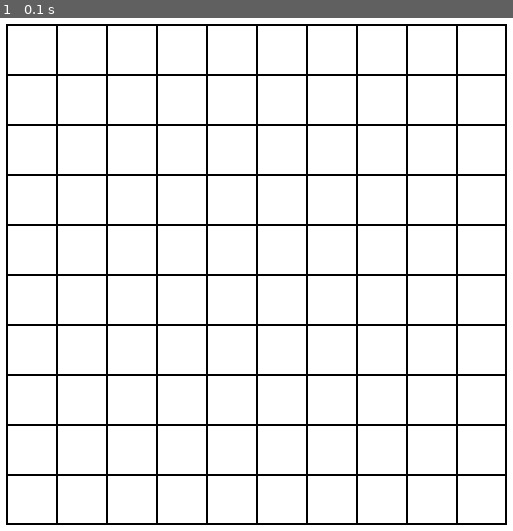
Above: before the commit, frame 1.
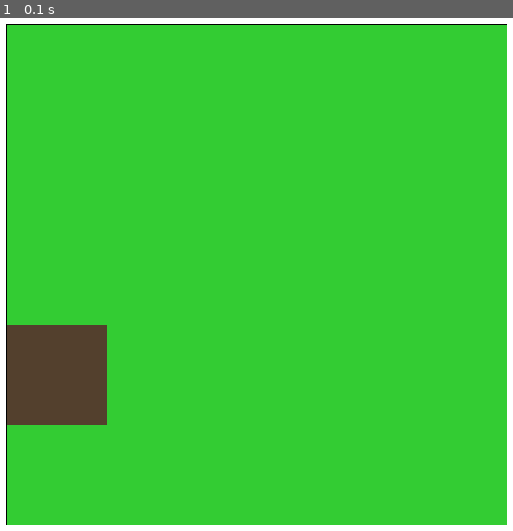
Above: after the commit, the same moment.

Repository: jsmith4925/ai_proj
Game: pygame game, started from concepts/mapping/mapping.1.py
Two runs of this game, one before a commit and one after it. Both use one fixed random seed, a clock stepped at 60 frames per second and the inputs below.
Inputs:
- Up to frame 1 (0.1 s): no input

The runs differ from the first frame. In frame 1, 95% of the frame differs, in the area x 1-99%, y 1-99%.

Commit message:
Added to test files. Map generation in progress

Diff:
--- /dev/null
+++ b/concepts/balls.py
@@ -0,0 +1,162 @@
+import math
+
+import pygame as pg
+import pymunk as pm
+from pymunk import Vec2d
+
+
+def flipy(p):
+    """Convert chipmunk coordinates to pygame coordinates."""
+    return Vec2d(p[0], -p[1]+600)
+
+
+class Ball(pg.sprite.Sprite):
+
+    def __init__(self, pos, space):
+        super().__init__()
+        self.image = pg.Surface((60, 60), pg.SRCALPHA)
+        pg.draw.circle(self.image, pg.Color('steelblue2'), (30, 30), 29)
+        pg.draw.circle(self.image, pg.Color('black'), (30, 10), 5)
+        self.rect = self.image.get_rect(center=pos)
+        self.orig_image = self.image
+        # Create the physics body and shape of this object.
+        self.body = pm.Body()
+        self.shape = pm.Circle(self.body, radius=30)
+        self.shape.density = .0001
+        self.shape.friction = .1
+        self.shape.elasticity = .99
+        self.body.position = pos
+        # Add them to the Pymunk space.
+        self.space = space
+        self.space.add(self.body, self.shape)
+        print(self.body.mass)
+
+        self.accel_forw = False
+        self.accel_back = False
+        self.turn_left = False
+        self.turn_right = False
+        self.topspeed = 1790
+        self.angle = 0
+
+    def handle_event(self, event):
+        if event.type == pg.KEYDOWN:
+            if event.key == pg.K_w:
+                self.accel_forw = True
+            if event.key == pg.K_a:
+                self.turn_left = True
+            if event.key == pg.K_d:
+                self.turn_right = True
+            if event.key == pg.K_s:
+                self.accel_back = True
+        if event.type == pg.KEYUP:
+            if event.key == pg.K_w:
+                self.accel_forw = False
+            if event.key == pg.K_a:
+                self.turn_left = False
+            if event.key == pg.K_d:
+                self.turn_right = False
+            if event.key == pg.K_s:
+                self.accel_back = False
+
+    def update(self, dt):
+        # Accelerate the pymunk body of this sprite.
+        if self.accel_forw and self.body.velocity.length < self.topspeed:
+            self.body.apply_force_at_local_point(Vec2d(0, 624), Vec2d(0, 0))
+        if self.accel_back and self.body.velocity.length < self.topspeed:
+            self.body.apply_force_at_local_point(Vec2d(0, -514), Vec2d(0, 0))
+        if self.turn_left and self.body.velocity.length < self.topspeed:
+            self.body.angle += .1
+            self.body.angular_velocity = 0
+        if self.turn_right and self.body.velocity.length < self.topspeed:
+            self.body.angle -= .1
+            self.body.angular_velocity = 0
+        # Rotate the image of the sprite.
+        self.angle = self.body.angle
+        self.rect.center = flipy(self.body.position)
+        self.image = pg.transform.rotozoom(
+            self.orig_image, math.degrees(self.body.angle), 1)
+        self.rect = self.image.get_rect(center=self.rect.center)
+
+
+class Wall(pg.sprite.Sprite):
+
+    def __init__(self, pos, verts, space, mass, *sprite_groups):
+        super().__init__(*sprite_groups)
+        # Determine the width and height of the surface.
+        width = max(v[0] for v in verts)
+        height = max(v[1] for v in verts)
+        self.image = pg.Surface((width, height), pg.SRCALPHA)
+        pg.draw.polygon(self.image, pg.Color('sienna1'), verts)
+        self.rect = self.image.get_rect(topleft=pos)
+
+        moment = pm.moment_for_poly(mass, verts)
+        self.body = pm.Body(mass, moment, pm.Body.STATIC)
+        # Need to transform the vertices for the pymunk poly shape,
+        # so that they fit to the image vertices.
+        verts2 = [(x, -y) for x, y in verts]
+        self.shape = pm.Poly(self.body, verts2, radius=2)
+        self.shape.friction = 0.1
+        self.shape.elasticity = .92
+        self.body.position = flipy(pos)
+        self.space = space
+        self.space.add(self.shape)
+
+
+class Game:
+
+    def __init__(self):
+        self.done = False
+        self.screen = pg.display.set_mode((800, 600))
+        self.clock = pg.time.Clock()
+        self.bg_color = pg.Color(60, 60, 60)
+
+        self.space = pm.Space()
+        self.space.gravity = Vec2d(0.0, 0.0)
+        self.space.damping = .4
+
+        self.all_sprites = pg.sprite.Group()
+
+        self.ball = Ball((300, 300), self.space)
+        self.ball2 = Ball((400, 300), self.space)
+        self.all_sprites.add(self.ball, self.ball2)
+        # Position and vertices tuples for the walls.
+        vertices = [
+            ([10, 80], ((0, 0), (200, 0), (90, 500), (0, 500))),
+            ([400, 250], ((40, 80), (200, 0), (170, 90), (10, 170))),
+            ([600, 450], ((20, 40), (300, 0), (300, 120), (10, 100))),
+            ([760, 10], ((0, 0), (30, 0), (30, 420), (0, 400))),
+            ([10, 10], ((0, 0), (760, 0), (700, 60), (0, 60))),
+            ([10, 580], ((0, 0), (760, 0), (700, 60), (0, 60))),
+            ]
+
+        for pos, verts in vertices:
+            Wall(pos, verts, self.space, 1, self.all_sprites)
+
+    def run(self):
+        while not self.done:
+            self.dt = self.clock.tick(30) / 1000
+            self.handle_events()
+            self.run_logic()
+            self.draw()
+
+    def handle_events(self):
+        for event in pg.event.get():
+            if event.type == pg.QUIT:
+                self.done = True
+
+            self.ball.handle_event(event)
+
+    def run_logic(self):
+        self.space.step(1/60)
+        self.all_sprites.update(self.dt)
+
+    def draw(self):
+        self.screen.fill(self.bg_color)
+        self.all_sprites.draw(self.screen)
+        pg.display.flip()
+
+
+if __name__ == '__main__':
+    pg.init()
+    Game().run()
+    pg.quit()
--- a/concepts/mapping.py
+++ /dev/null
@@ -1,53 +0,0 @@
-import math
-import time
-
-import pygame
-from pygame.locals import *
-
-# Set colors.
-BLACK = (0, 0, 0)
-WHITE = (255, 255, 255)
-RED = (255, 0, 0)
-GREEN = (0, 255, 0)
-BLUE = (0, 0, 255)
-PURPLE = (128, 0, 128)
-
-pygame.init()
-running = True
-
-# Set grid square area here: Smallest space: 5.
-sectorArea = 50
-# Resolution of the grid
-sectorYCount = 10
-sectorXCount = 10
-
-sizeX = 50+sectorYCount*sectorArea
-sizeY = 50+sectorXCount*sectorArea
-
-# Calculations to et size.
-size = (sizeX, sizeY)
-screen = pygame.display.set_mode(size)
-
-clock = pygame.time.Clock()
-screen.fill(WHITE)
-pygame.draw.rect(screen, BLACK, [25, 25, sizeX-49, sizeY-49], 2)
-
-pygame.display.flip()
-
-#Draw the grid.
-for x in range(sectorYCount):
-    pygame.draw.line(screen,BLACK,[(x*sectorArea+25),25],[(x*sectorArea+25),sizeY-25],2)        #Vertical lines.
-for x in range(sectorXCount):
-    pygame.draw.line(screen,BLACK,[25,(x*sectorArea+25)],[sizeX-25,(x*sectorArea+25)],2)        #Horizontal lines.
-
-pygame.display.flip()
-
-
-
-while running:
-    for event in pygame.event.get():
-        if event.type == KEYDOWN:
-            if event.key == K_ESCAPE:
-                running = False
-        elif event.type == QUIT:
-            running = False
--- /dev/null
+++ b/concepts/mapping/grid.py
@@ -0,0 +1,96 @@
+
+"""
+ Example program to show using an array to back a grid on-screen.
+
+ Sample Python/Pygame Programs
+ Simpson College Computer Science
+ http://programarcadegames.com/
+ http://simpson.edu/computer-science/
+
+ Explanation video: http://youtu.be/mdTeqiWyFnc
+"""
+import pygame
+
+# Define some colors
+BLACK = (0, 0, 0)
+WHITE = (255, 255, 255)
+GREEN = (51, 204, 51)
+RED = (255, 0, 0)
+
+# This sets the WIDTH and HEIGHT of each grid location
+WIDTH = 20
+HEIGHT = 20
+
+# This sets the margin between each cell
+MARGIN = 1
+
+# Create a 2 dimensional array. A two dimensional
+# array is simply a list of lists.
+grid = []
+for row in range(10):
+    # Add an empty array that will hold each cell
+    # in this row
+    grid.append([])
+    for column in range(10):
+        grid[row].append(0)  # Append a cell
+
+# Set row 1, cell 5 to one. (Remember rows and
+# column numbers start at zero.)
+grid[1][5] = 1
+
+# Initialize pygame
+pygame.init()
+
+# Set the HEIGHT and WIDTH of the screen
+WINDOW_SIZE = [255, 255]
+screen = pygame.display.set_mode(WINDOW_SIZE)
+
+# Set title of screen
+pygame.display.set_caption("Array Backed Grid")
+
+# Loop until the user clicks the close button.
+done = False
+
+# Used to manage how fast the screen updates
+clock = pygame.time.Clock()
+
+# -------- Main Program Loop -----------
+while not done:
+    for event in pygame.event.get():  # User did something
+        if event.type == pygame.QUIT:  # If user clicked close
+            done = True  # Flag that we are done so we exit this loop
+        elif event.type == pygame.MOUSEBUTTONDOWN:
+            # User clicks the mouse. Get the position
+            pos = pygame.mouse.get_pos()
+            # Change the x/y screen coordinates to grid coordinates
+            column = pos[0] // (WIDTH + MARGIN)
+            row = pos[1] // (HEIGHT + MARGIN)
+            # Set that location to one
+            grid[row][column] = 1
+            print("Click ", pos, "Grid coordinates: ", row, column)
+
+    # Set the screen background
+    screen.fill(BLACK)
+
+    # Draw the grid
+    for row in range(10):
+        for column in range(10):
+            color = WHITE
+            if grid[row][column] == 1:
+                color = GREEN
+            pygame.draw.rect(screen,
+                             color,
+                             [(MARGIN + WIDTH) * column + MARGIN,
+                              (MARGIN + HEIGHT) * row + MARGIN,
+                              WIDTH,
+                              HEIGHT])
+
+    # Limit to 60 frames per second
+    clock.tick(60)
+
+    # Go ahead and update the screen with what we've drawn.
+    pygame.display.flip()
+
+# Be IDLE friendly. If you forget this line, the program will 'hang'
+# on exit.
+pygame.quit()
--- /dev/null
+++ b/concepts/mapping/mapping.1.py
@@ -0,0 +1,72 @@
+import math
+import time
+import random
+
+import pygame
+from pygame.locals import *
+
+# Set colors.
+BLACK = (0, 0, 0)
+WHITE = (255, 255, 255)
+RED = (255, 0, 0)
+GREEN = (0, 255, 0)
+GRASS_GREEN = (51, 204, 51)
+BLUE = (0, 0, 255)
+PURPLE = (128, 0, 128)
+LIGHT_RED    =(255,128,128)
+ROAD_BROWN = (83, 64, 45)
+
+pygame.init()
+running = True
+#
+#   Setting Constants
+# Set grid square area here: Smallest space: 5.
+SECTOR_AREA = 100
+MARGIN = 50
+# Resolution of the grid
+SECT_Y_COUNT = 5
+SECT_X_COUNT = 5
+
+# Calculations to set size.
+sizeX = MARGIN+SECT_Y_COUNT*SECTOR_AREA
+sizeY = MARGIN+SECT_X_COUNT*SECTOR_AREA
+size = (sizeX, sizeY)
+screen = pygame.display.set_mode(size)
+
+grid = []
+for x in range(SECT_X_COUNT):
+    grid.append([])
+    for y in range(SECT_Y_COUNT):
+        grid[x].append(0)
+print(grid)
+
+currentRow = random.randint(0,SECT_X_COUNT-1)
+currentColumn = random.randint(0,SECT_Y_COUNT-1)
+print(currentRow)
+print(currentColumn)
+grid[currentRow][currentColumn] = 1
+
+screen.fill(WHITE)
+pygame.draw.rect(screen, BLACK, [25, 25, sizeX-49, sizeY-49], 2)
+
+
+
+# Fill the grid
+for x in range(SECT_X_COUNT):
+    for y in range(SECT_Y_COUNT):
+        if grid[x][y] == 0:
+            pygame.draw.rect(screen, GRASS_GREEN, [26+(y*SECTOR_AREA),26+(x*SECTOR_AREA),SECTOR_AREA,SECTOR_AREA], 0)
+        else:
+            pygame.draw.rect(screen, ROAD_BROWN, [26+(y*SECTOR_AREA),26+(x*SECTOR_AREA),SECTOR_AREA,SECTOR_AREA], 0)
+
+pygame.display.flip()
+
+
+
+while running:
+    for event in pygame.event.get():
+        if event.type == KEYDOWN:
+            if event.key == K_ESCAPE:
+                running = False
+        elif event.type == QUIT:
+            running = False
--- /dev/null
+++ b/concepts/mapping/mapping.py
@@ -0,0 +1,66 @@
+import math
+import time
+
+import pygame
+from pygame.locals import *
+
+# Set colors.
+BLACK = (0, 0, 0)
+WHITE = (255, 255, 255)
+RED = (255, 0, 0)
+GREEN = (0, 255, 0)
+GRASS_GREEN = (51, 204, 51)
+BLUE = (0, 0, 255)
+PURPLE = (128, 0, 128)
+LIGHT_RED    =(255,128,128)
+ROAD_BROWN = (83, 64, 45)
+
+pygame.init()
+running = True
+#
+#   Setting Constants
+# Set grid square area here: Smallest space: 5.
+SECTOR_AREA = 50
+MARGIN = 50
+# Resolution of the grid
+SECT_Y_COUNT = 10
+SECT_X_COUNT = 10
+
+# Calculations to set size.
+sizeX = MARGIN+SECT_Y_COUNT*SECTOR_AREA
+sizeY = MARGIN+SECT_X_COUNT*SECTOR_AREA
+size = (sizeX, sizeY)
+screen = pygame.display.set_mode(size)
+grid = []
+
+clock = pygame.time.Clock()
+screen.fill(WHITE)
+pygame.draw.rect(screen, BLACK, [25, 25, sizeX-49, sizeY-49], 2)
+
+#Draw the grid.
+    #Vertical lines.
+for x in range(SECT_Y_COUNT):
+    pygame.draw.line(screen,BLACK,[(x*SECTOR_AREA+25),25],[(x*SECTOR_AREA+25),sizeY-25],2)
+    #Horizontal lines.
+for x in range(SECT_X_COUNT):
+    pygame.draw.line(screen,BLACK,[25,(x*SECTOR_AREA+25)],[sizeX-25,(x*SECTOR_AREA+25)],2)
+
+# Fill the grid
+for x in range(SECT_X_COUNT):
+    grid.append([])
+    for y in range(SECT_Y_COUNT):
+        pygame.draw.rect(screen, GRASS_GREEN, [27+(y*SECTOR_AREA),27+(x*SECTOR_AREA),SECTOR_AREA-2,SECTOR_AREA-2], 0)
+        grid[x].append(0)
+
+pygame.display.flip()
+print(grid)
+
+
+
+while running:
+    for event in pygame.event.get():
+        if event.type == KEYDOWN:
+            if event.key == K_ESCAPE:
+                running = False
+        elif event.type == QUIT:
+            running = False
--- a/concepts/maze1.py
+++ b/concepts/mapping/maze1.py
@@ -14,10 +14,10 @@
 pygame.init()
 
 #Smallest space: 5.
-space=10
-
-length=20
-width=20
+space=20
+
+length=10
+width=30
 
 sizex=200+length*space
 sizey=200+width*space
@@ -41,6 +41,8 @@
     pygame.draw.line(screen,BLACK,[100,(x*space+100)],[sizex-100,(x*space+100)],2)        #Horizontal lines.
 
 pygame.display.flip()
+
+
 
 place = [[0 for y in range(width)] for x in range(length)]
 wall = [[[1 for z in range(4)] for y in range(width)] for x in range(length)]
Renamed: concepts/maptry1.py -> concepts/playertry.py
